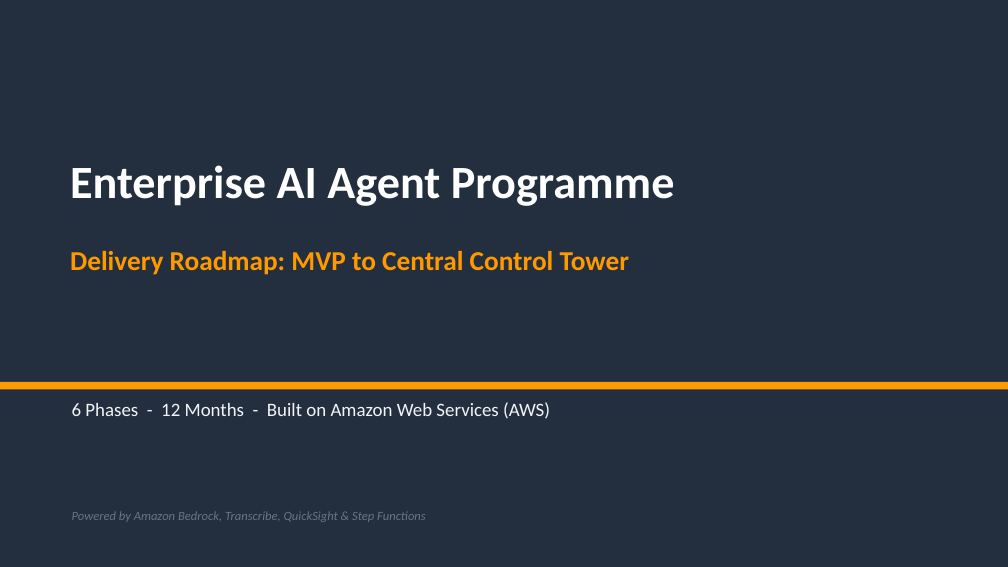
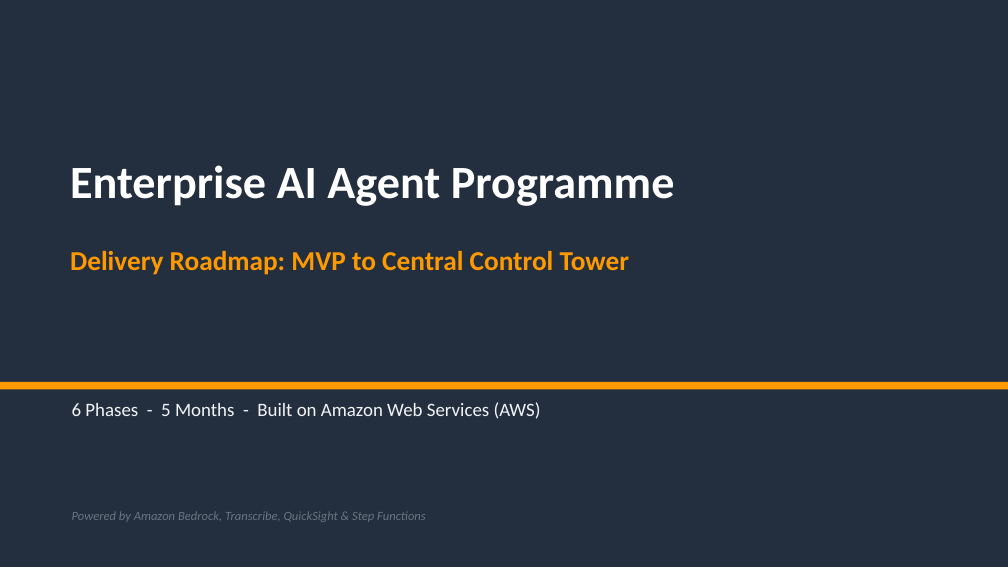
Before and after one commit to snerantie/Central-Technology-Tower, a slide deck: slide 1 of AI_Agent_Programme_Roadmap.pptx. Drawn at 1008x567 pixels with LibreOffice and Linux fonts; fonts in the diff are those of the drawing. Boxes give left, top, right and bottom in pixels: in the first picture for what was removed or moved away, otherwise in the second. Text is boxed around its words. In the diff, an @@ line names an element or a change of style, - is before the commit and + after.

Commit message:
Add Phase 1 MVP Administrative AI Agent; compress roadmap to 5 months

```diff
--- a/AI_Agent_Programme_Roadmap.pptx
+++ b/AI_Agent_Programme_Roadmap.pptx
@@ text at (x1=72, y1=402, x2=541, y2=419): text changed @@
-6 Phases - 12 Months - Built on Amazon Web Services (AWS)
+6 Phases - 5 Months - Built on Amazon Web Services (AWS)
```
Also in this commit, not shown: 2 other slides changed, 20 other files.
